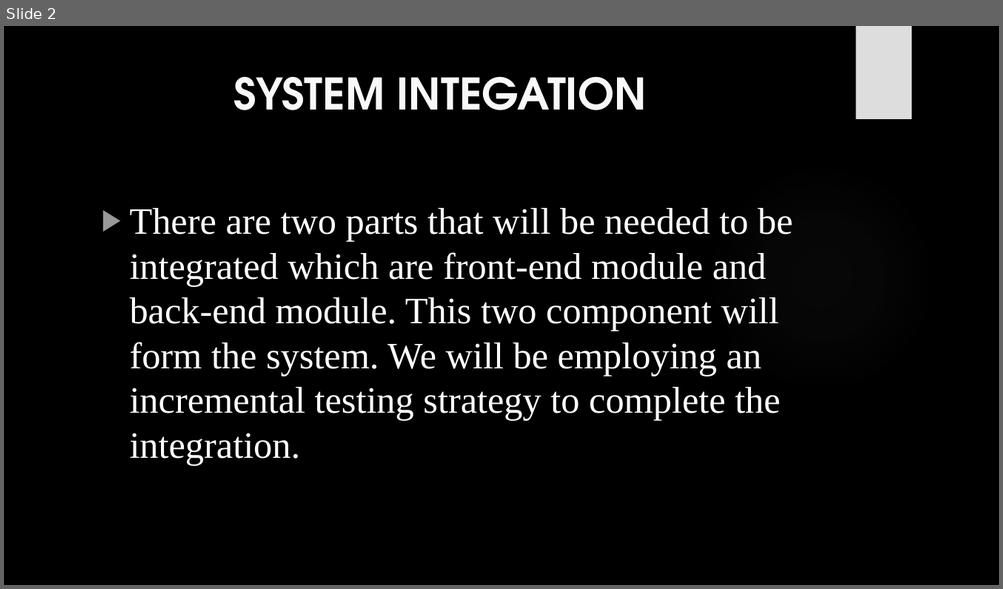
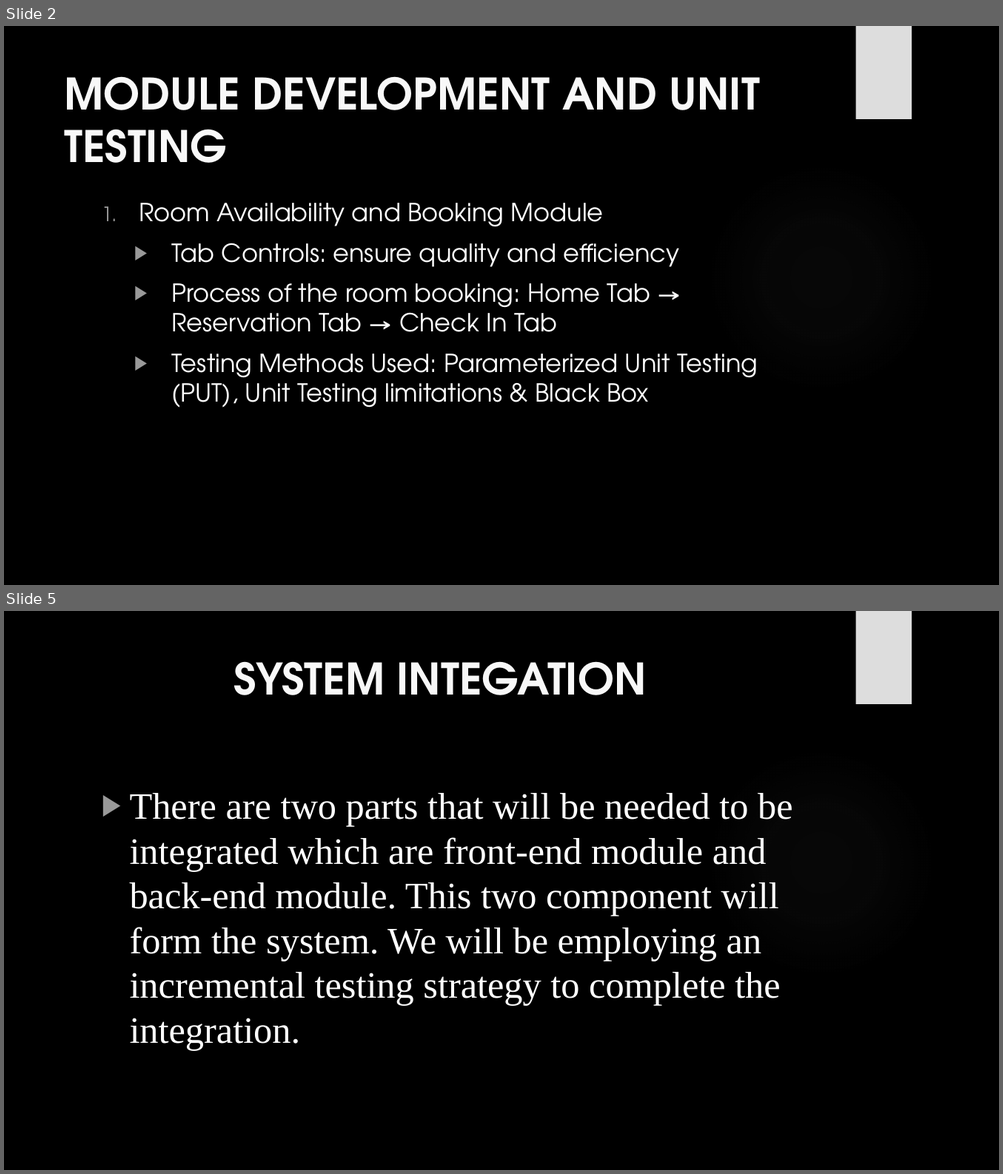
Before and after one commit to Jaelyn13/SWEN-P01, a slide deck: SWEN Assignment Report & PPT/Assignment 3/SWEN Assignment 3 PPT.pptx. Shown one above the other, each under a label of ours: slide 2 before the commit, slides 2 and 5 after it; the slides between them are not shown. The pictures are 1003x589 and 1003x1174 pixels, drawn with LibreOffice and Linux fonts; fonts in the diff are those of the drawing; background and template pictures are left out. Boxes give left, top, right and bottom in pixels: in the first picture for what was removed or moved away, otherwise in the second. Text is boxed around its words. In the diff, an @@ line names an element or a change of style, - is before the commit and + after.

```diff
--- a/SWEN Assignment Report & PPT/Assignment 3/SWEN Assignment 3 PPT.pptx
+++ b/SWEN Assignment Report & PPT/Assignment 3/SWEN Assignment 3 PPT.pptx
@@ slide 2 added at [4, 26, 999, 585], background picture (left out); not listed: 2 template elements that a slide beside it also shows @@
@@ title added at [64, 76, 760, 163], 42 pt, text #F8F8F8, bold @@
+MODULE DEVELOPMENT AND UNIT TESTING
@@ text added at [139, 203, 757, 408], 24 pt, text #FFFFFF @@
+1. Room Availability and Booking Module
+  ▶ Tab Controls: ensure quality and efficiency
+  ▶ Process of the room booking: Home Tab → Reservation Tab → Check In Tab
+  ▶ Testing Methods Used: Parameterized Unit Testing (PUT), Unit Testing limitations & Black Box
@@ what was slide 2 is now slide 5 @@
```
Also in this commit, not shown: 1 slide changed, 3 other slides added.
